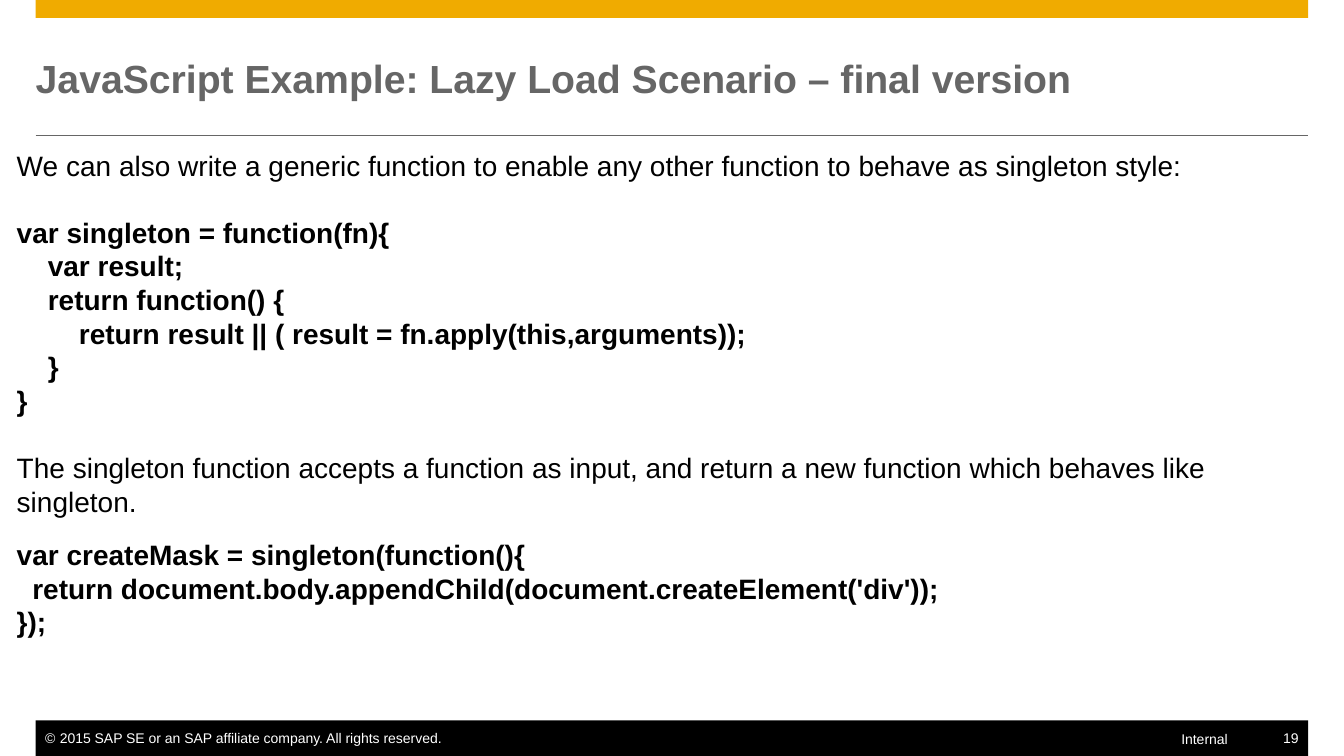
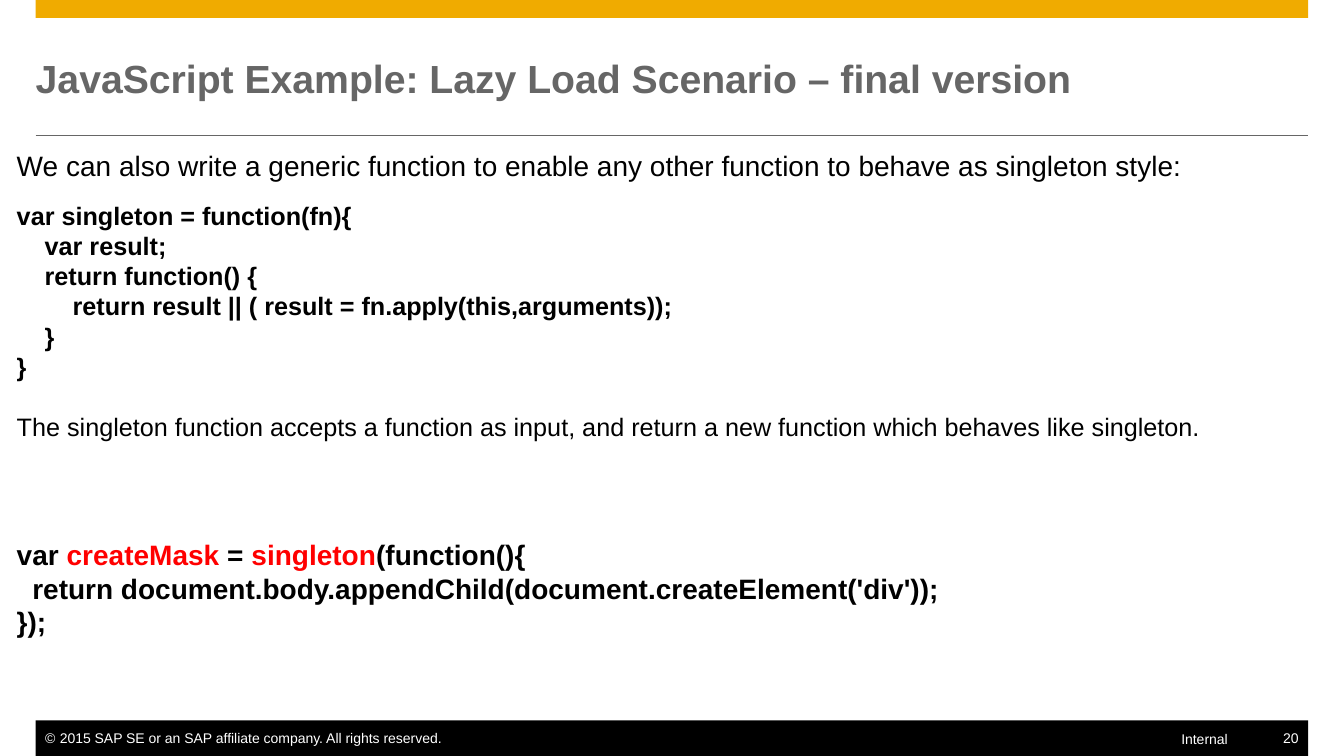
Before and after one commit to mxpang/jerryslide, a slide deck: slide 20 of training/ProgrammingLanguage/001_closure.pptx (slide 19 before the commit). Drawn at 1344x756 pixels with LibreOffice and Linux fonts; fonts in the diff are those of the drawing. Boxes give left, top, right and bottom in pixels: in the first picture for what was removed or moved away, otherwise in the second. Text is boxed around its words. In the diff, an @@ line names an element or a change of style, - is before the commit and + after.

```diff
--- a/training/ProgrammingLanguage/001_closure.pptx
+++ b/training/ProgrammingLanguage/001_closure.pptx
@@ text added at (17,206,1200,442), 18 pt, text #000000, bold @@
+var singleton = function(fn){
+var result;
+return function() {
+return result || ( result = fn.apply(this,arguments));
+}
+}
+The singleton function accepts a function as input, and return a new function which behaves like singleton.
@@ text at (17,222,1205,517): paragraphs removed @@
-var singleton = function(fn){
-var result;
-return function() {
-return result || ( result = fn.apply(this,arguments));
-}
-}
-The singleton function accepts a function as input, and return a new function which behaves like singleton.
@@ text at (17,544,525,570): text colour #000000 to #FF0000 in "createMask singleton(function(){" @@
@@ page number at (1283,733,1299,743): text changed @@
-19
+20
```
Also in this commit, not shown: 8 other slides changed, 1 slide added, 2 other files.
